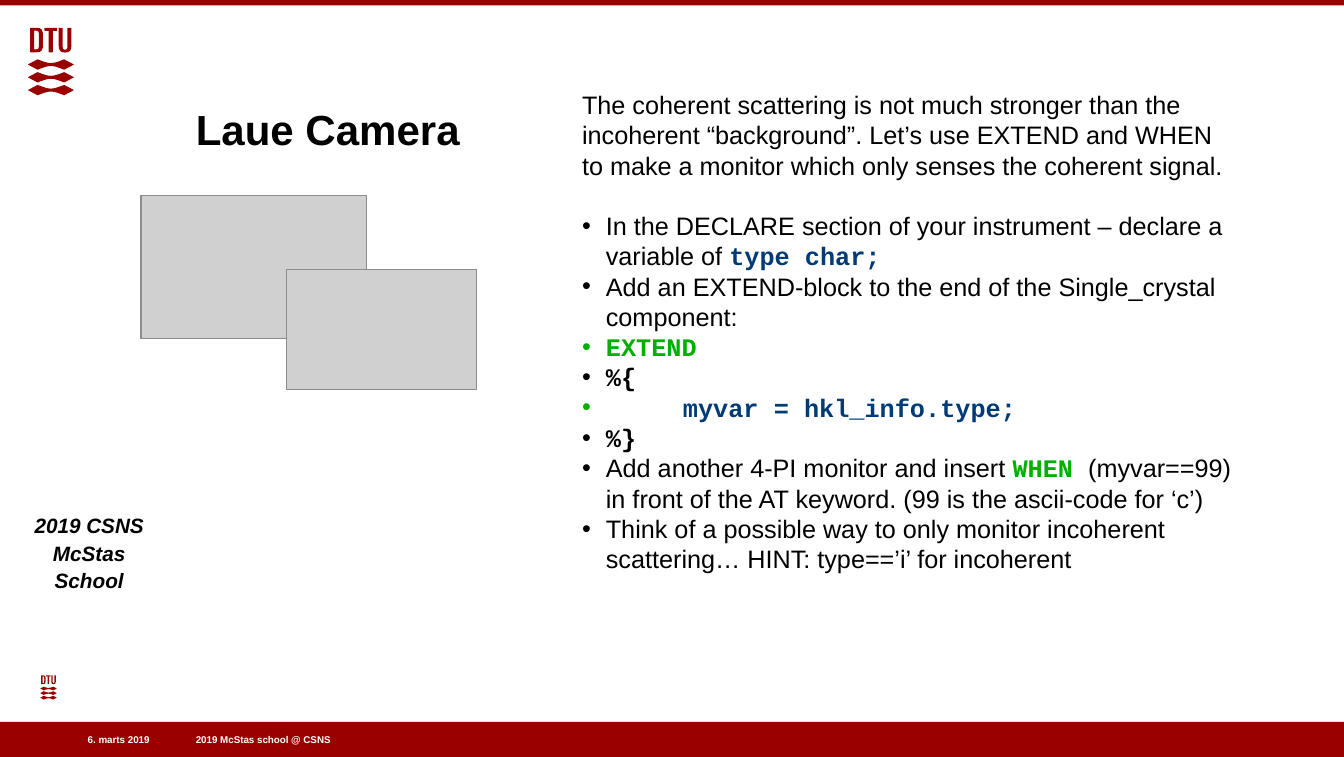
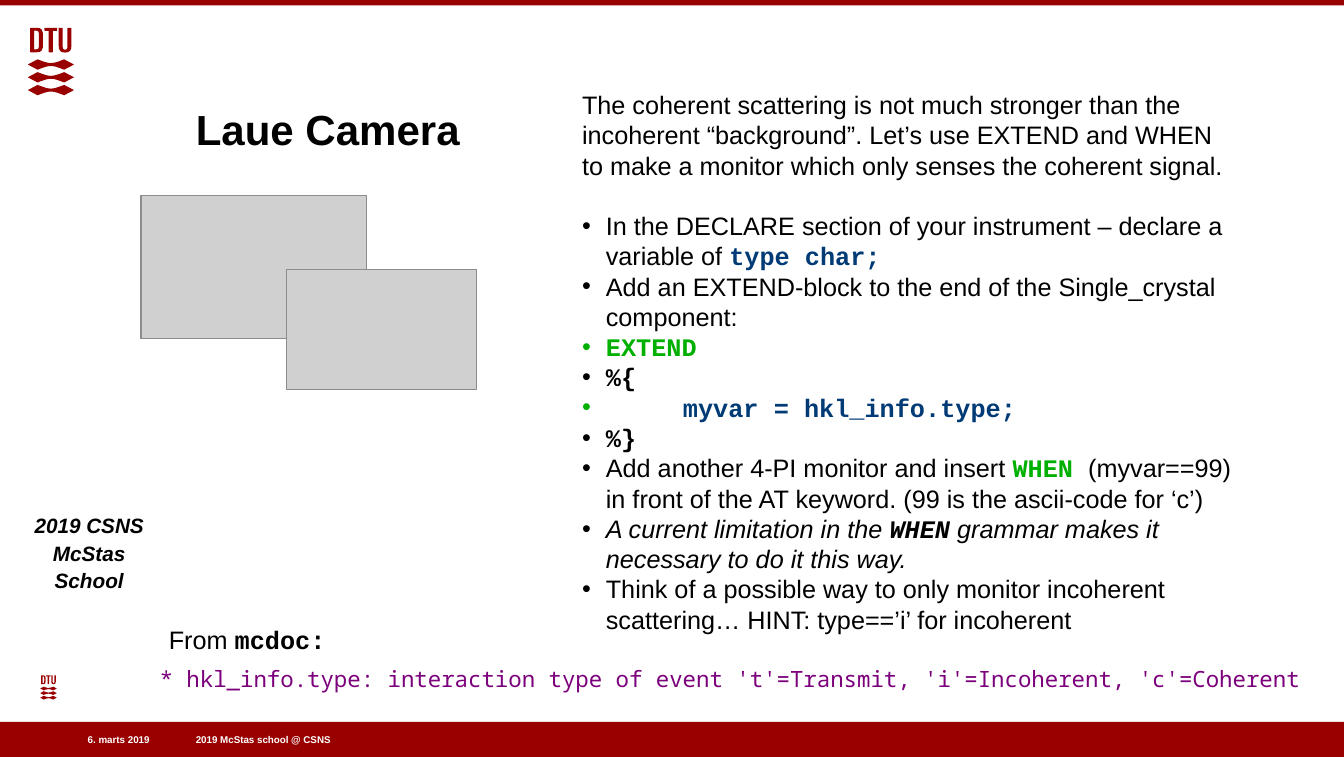
Before and after one commit to eddymaoui/Schools, a slide deck: slide 8 of CSNS_March_2019/3_Wednesday_March_27th/3_sample_and_keyword_exercise/3_sample_practical_powders_sx.pptx. Drawn at 1344x757 pixels with LibreOffice and Linux fonts; fonts in the diff are those of the drawing; grey boxes stand for pictures; background and template pictures are left out. Boxes give left, top, right and bottom in pixels: in the first picture for what was removed or moved away, otherwise in the second. Text is boxed around its words. In the diff, an @@ line names an element or a change of style, - is before the commit and + after.

```diff
--- a/CSNS_March_2019/3_Wednesday_March_27th/3_sample_and_keyword_exercise/3_sample_practical_powders_sx.pptx
+++ b/CSNS_March_2019/3_Wednesday_March_27th/3_sample_and_keyword_exercise/3_sample_practical_powders_sx.pptx
@@ text at bbox=[606, 519, 1159, 574]: paragraph added @@
+• A current limitation in the WHEN grammar makes it necessary to do it this way.
@@ text added at bbox=[169, 630, 326, 650], 18 pt, text #000000, bold @@
+From mcdoc:
@@ text added at bbox=[186, 670, 1300, 693], 16 pt, text #7C007C @@
+* hkl_info.type: interaction type of event 't'=Transmit, 'i'=Incoherent, 'c'=Coherent
```
Also in this commit, not shown: 1 other file.
